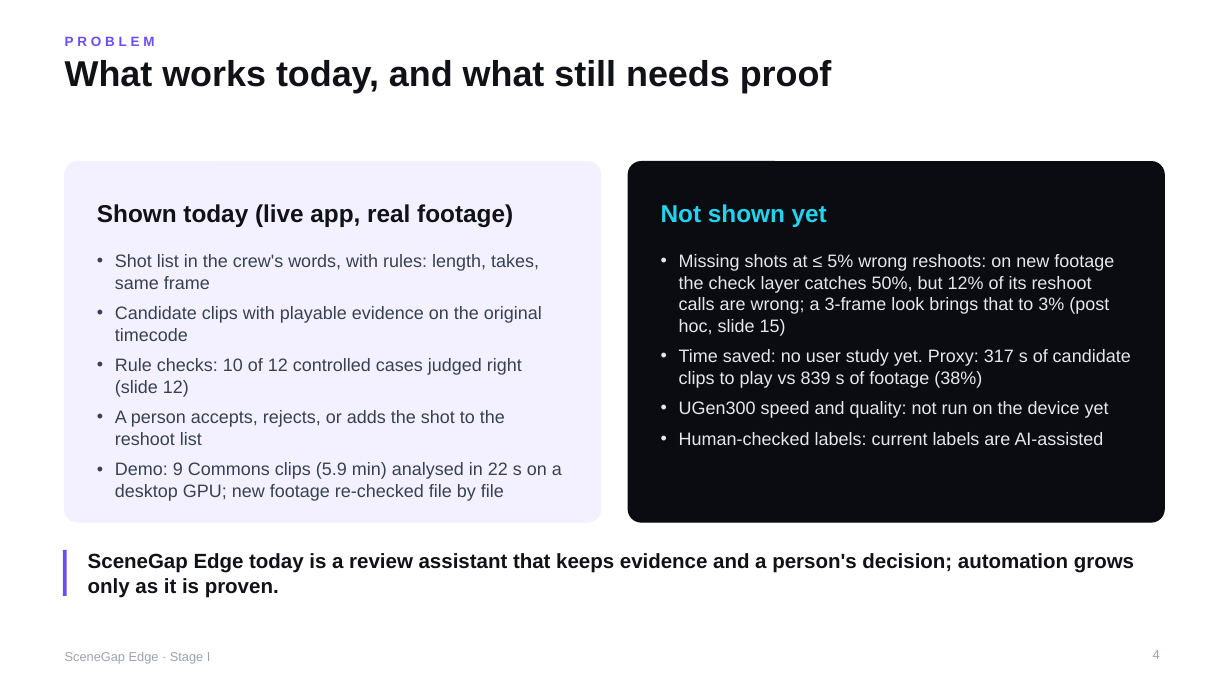
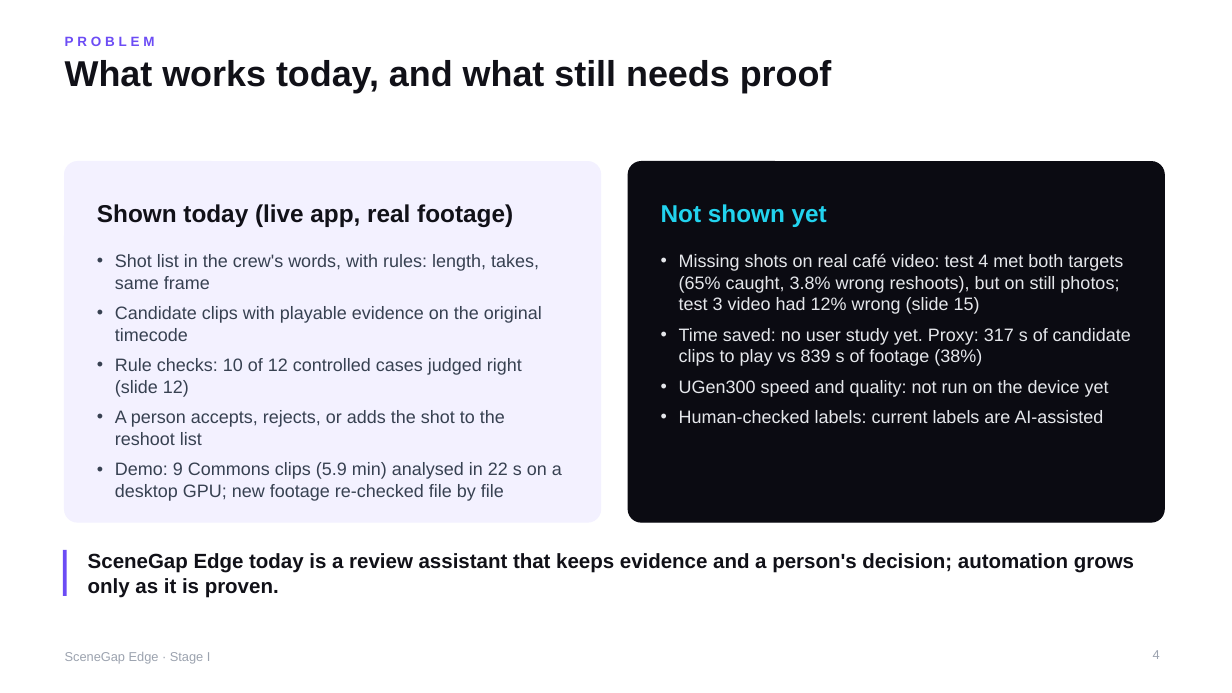
Before and after one commit to yu9bryan/scenegap-edge, a slide deck: slide 4 of docs/deck/SceneGapEdge_StageI_Proposal.pptx. Drawn at 1232x693 pixels with LibreOffice and Linux fonts; fonts in the diff are those of the drawing. Boxes give left, top, right and bottom in pixels: in the first picture for what was removed or moved away, otherwise in the second. Text is boxed around its words. In the diff, an @@ line names an element or a change of style, - is before the commit and + after.

```diff
--- a/docs/deck/SceneGapEdge_StageI_Proposal.pptx
+++ b/docs/deck/SceneGapEdge_StageI_Proposal.pptx
@@ text at (679, 253, 1123, 314): text changed @@
-• Missing shots at ≤ 5% wrong reshoots: on new footage the check layer catches 50%, but 12% of its reshoot calls are wrong; a 3-frame look brings that to 3% (post hoc, slide 15)
+• Missing shots on real café video: test 4 met both targets (65% caught, 3.8% wrong reshoots), but on still photos; test 3 video had 12% wrong (slide 15)
```
Also in this commit, not shown: 2 other slides changed, 6 other files.
